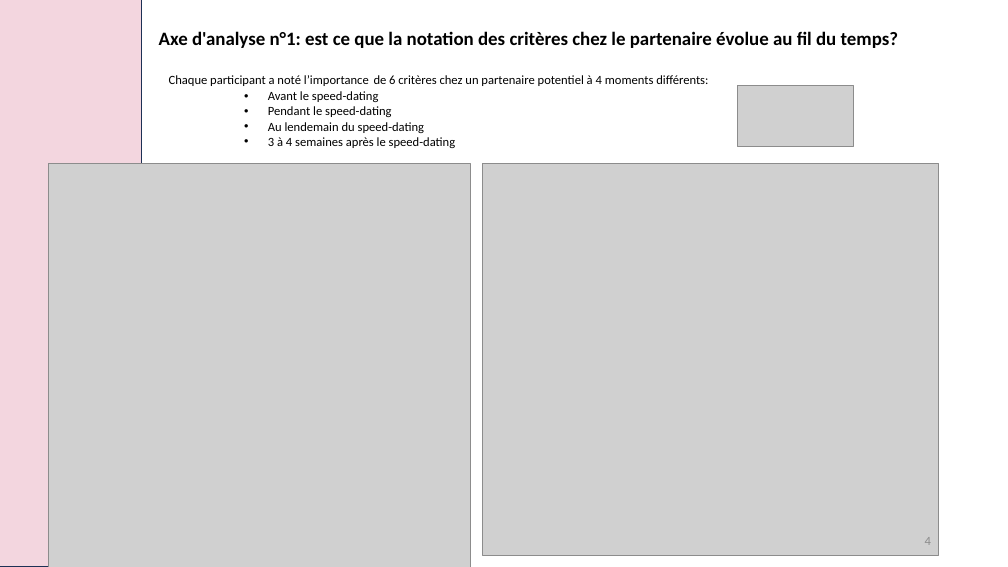
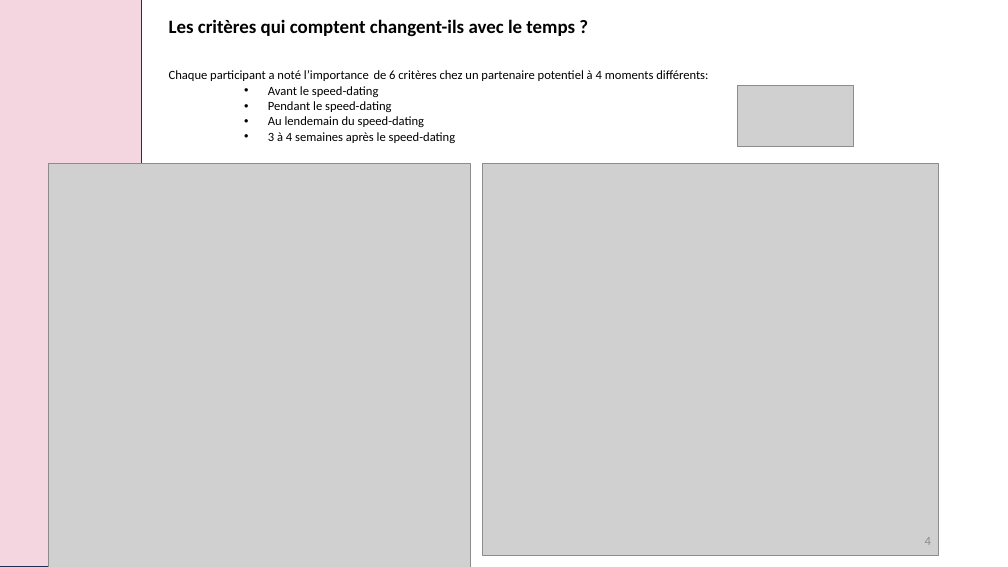
Before and after one commit to laura-lucchini/projet_speed_dating_bloc2_RNCP, a slide deck: slide 4 of speed_dating.pptx. Drawn at 1008x567 pixels with LibreOffice and Linux fonts; fonts in the diff are those of the drawing; grey boxes stand for pictures. Boxes give left, top, right and bottom in pixels: in the first picture for what was removed or moved away, otherwise in the second. Text is boxed around its words. In the diff, an @@ line names an element or a change of style, - is before the commit and + after.

```diff
--- a/speed_dating.pptx
+++ b/speed_dating.pptx
@@ text at [169,19,575,37]: text changed @@
-Axe d'analyse n°1: est ce que la notation des critères chez le partenaire évolue au fil du temps?
+Les critères qui comptent changent-ils avec le temps ?
@@ text "Chaque participant a noté l’importance ...": place and size @@
-text "Chaque participant a noté l’importance ..." at [169,75,708,148]
+text "Chaque participant a noté l’importance ..." at [169,70,708,143]
```
Also in this commit, not shown: 5 other slides changed, 1 slide added, 3 slides removed, 3 other files.
